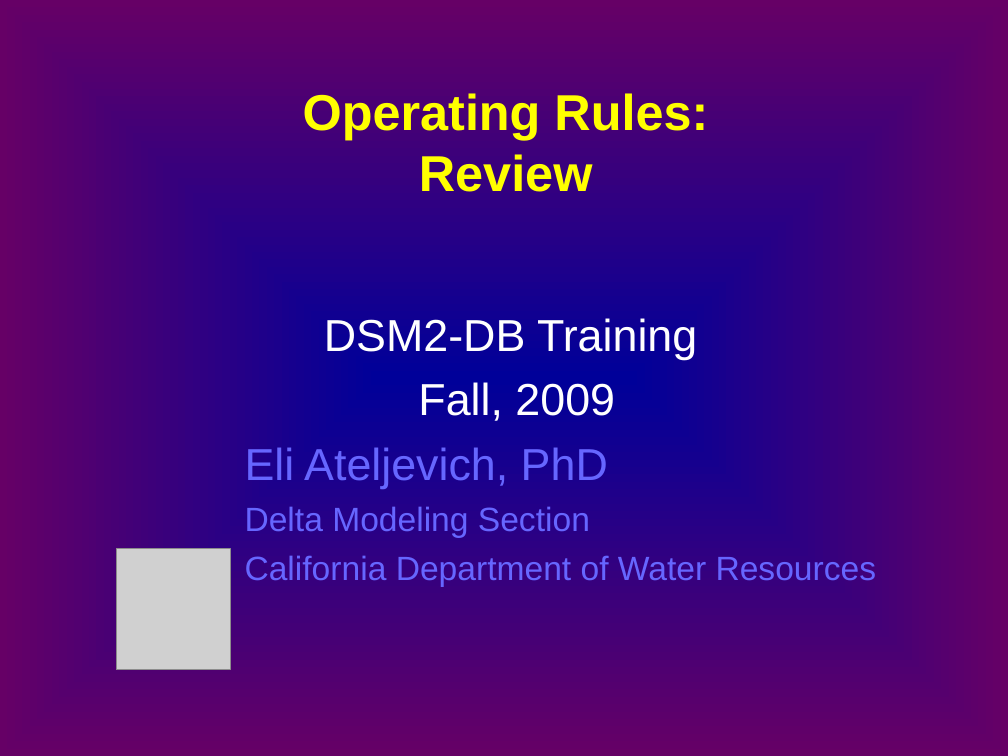
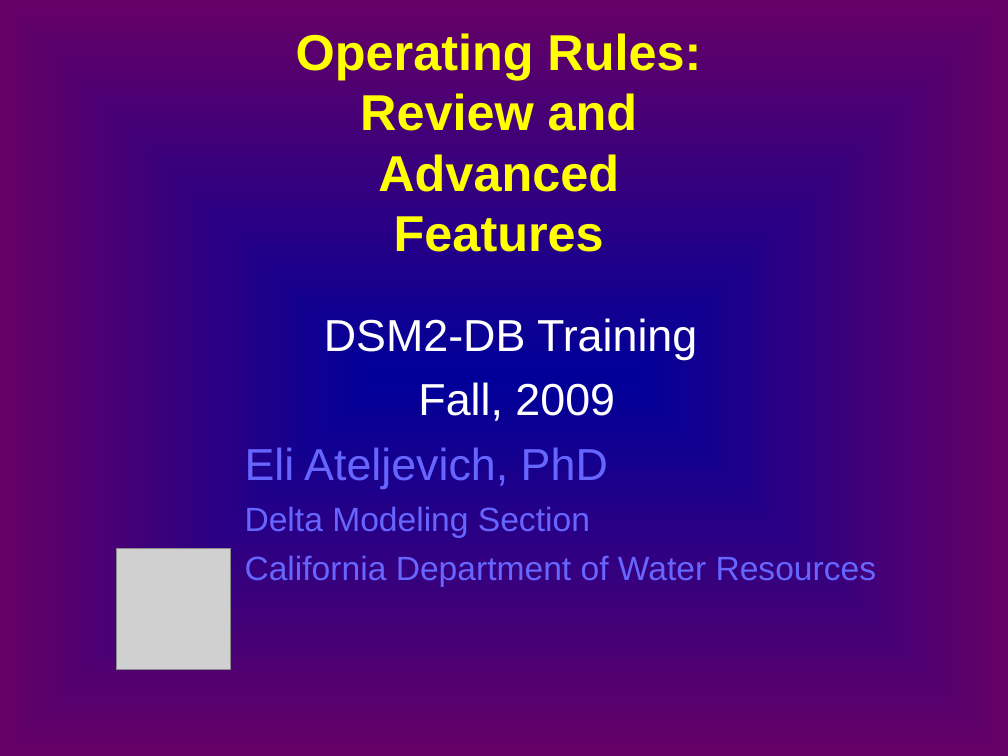
Before and after one commit to CADWRDeltaModeling/dsm2, a slide deck: slide 1 of dsm2/presentations/or1_op_rule.ppt. Drawn at 1008x756 pixels with LibreOffice and Linux fonts; fonts in the diff are those of the drawing; grey boxes stand for pictures. Boxes give left, top, right and bottom in pixels: in the first picture for what was removed or moved away, otherwise in the second. Text is boxed around its words. In the diff, an @@ line names an element or a change of style, - is before the commit and + after.

Commit message:
Former-commit-id: 6b5d6b0f004a499a49db8b876218067c5055191b

```diff
--- a/dsm2/presentations/or1_op_rule.ppt
+++ b/dsm2/presentations/or1_op_rule.ppt
@@ text at box(296, 33, 701, 252): text changed @@
-Operating Rules:
-Review
+Operating Rules:
+Review and Advanced Features
```
